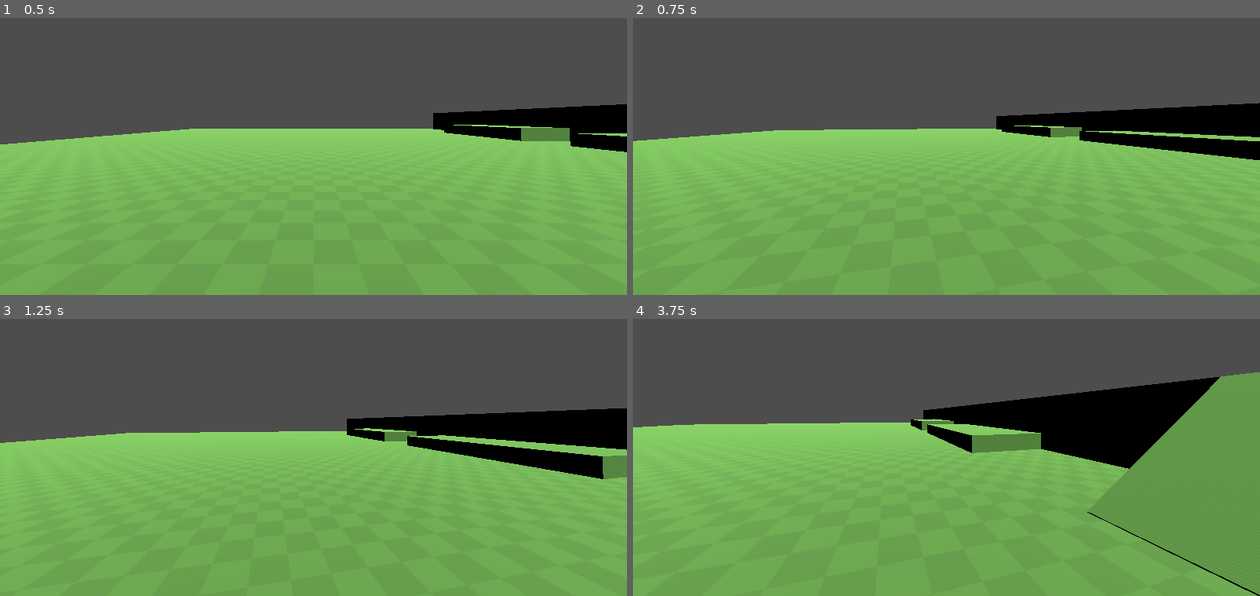
Above: before the commit, frames 1-4 (two rows, left to right).
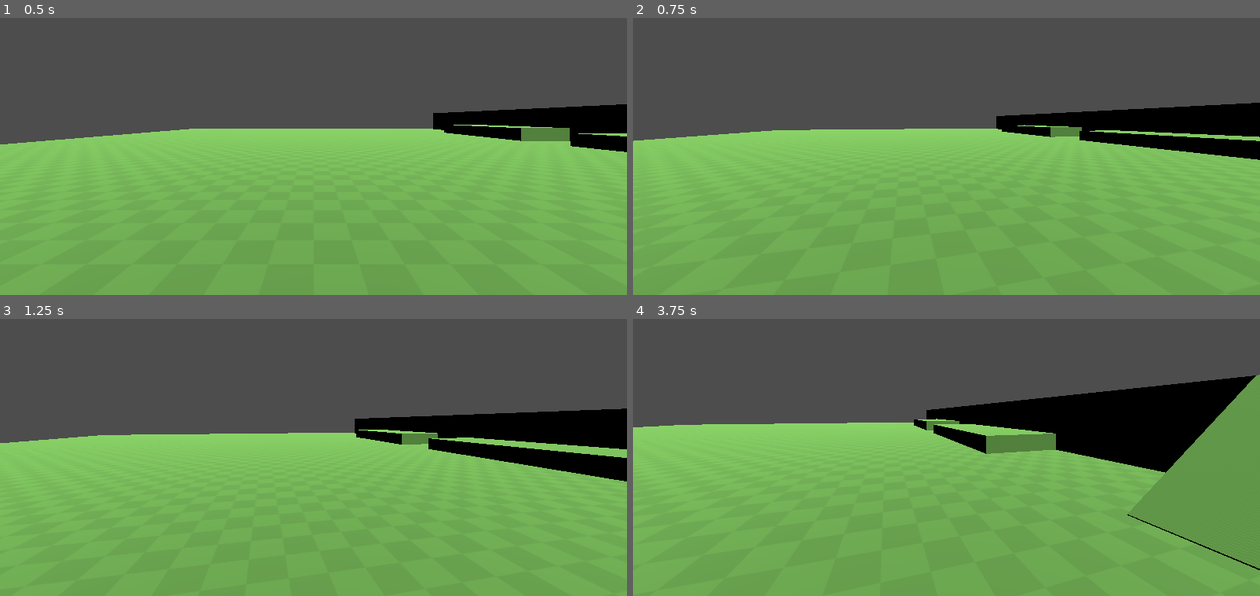
Above: after the commit, the same moments.

Repository: Fs9822d/Game-gaunlet-project
Game: Godot game, scene res://Scenes/Main.tscn
Same seed, same stepped clock (60 frames per second), same inputs: the game is played once before the commit and once after it.
Inputs (mouse positions are in pixels of both pictures, inside the frame that each line leads up to):
- Up to frame 1 (0.5 s): no input
- Up to frame 2 (0.75 s): tap Enter at 0.5 s; move the mouse to (977, 117) at 0.52 s; hold D (Right) from 0.53 s (still down); hold Shift (Sprint) from 0.53 s (still down)
- Up to frame 3 (1.25 s): keep holding D (Right); keep holding Shift (Sprint); tap Space (Jump) at 0.77 s
- Up to frame 4 (3.75 s): move the mouse to (915, 421) at 1.27 s; release D (Right) at 1.28 s; release Shift (Sprint) at 1.28 s; hold S (Back) 1.28-2.03 s; tap W (Front) at 1.35 s; tap Space (Jump) at 1.52, 3.02 s; tap Shift (Sprint) at 1.55, 2.3, 2.85 s; move the mouse to (959, 413) at 2.02 s; hold E (Interact) 2.03-2.78 s; hold D (Right) 2.03-3.53 s; move the mouse to (940, 424) at 2.77 s; move the mouse to (990, 424) at 3.52 s; hold A (Left) from 3.53 s (still down); hold Shift (Sprint) from 3.53 s (still down)

Frame 1 is identical in both runs. In frame 2, 0.2% of the frame differs, in the area x 0-100%, y 30-52%; in frame 3, 1.2%; in frame 4, 4.2%, in the area x 1-100%, y 19-100%.

Commit message:
Player refined

Diff:
--- a/Scripts/player.gd
+++ b/Scripts/player.gd
@@ -29,7 +29,6 @@
 var active_bob_speed: float = 0.0
 var default_fov: float = 70.0
 var base_move_speed: float = move_speed
-var is_sprinting: bool = false
 
 func _ready() -> void:
 	Input.mouse_mode = Input.MOUSE_MODE_CAPTURED
@@ -50,27 +49,22 @@
 	move(delta)
 	sprint(delta)
 
+func _tween_fov(target_fov: float) -> void:
+	if camera:
+		if fov_tween and fov_tween.is_valid():
+			fov_tween.kill()
+		fov_tween = create_tween()
+		fov_tween.tween_property(camera, "fov", target_fov, 0.2).set_trans(Tween.TRANS_SINE).set_ease(Tween.EASE_OUT)
+
 func sprint(delta: float) -> void:
-	if Input.is_action_pressed("Sprint"):
-		if not is_sprinting:
-			is_sprinting = true
-			# Apply sprint multipliers
+	if current_state == State.Sprint:
+		if move_speed == base_move_speed:
 			move_speed = base_move_speed * sprintMultiplier
-			if camera:
-				if fov_tween and fov_tween.is_valid():
-					fov_tween.kill()
-				fov_tween = create_tween()
-				fov_tween.tween_property(camera, "fov", default_fov * 1.1, 0.2).set_trans(Tween.TRANS_SINE).set_ease(Tween.EASE_OUT)
+			_tween_fov(default_fov * 1.1)
 	else:
-		if is_sprinting:
-			is_sprinting = false
-			# Revert to defaults
+		if move_speed != base_move_speed:
 			move_speed = base_move_speed
-			if camera:
-				if fov_tween and fov_tween.is_valid():
-					fov_tween.kill()
-				fov_tween = create_tween()
-				fov_tween.tween_property(camera, "fov", default_fov, 0.2).set_trans(Tween.TRANS_SINE).set_ease(Tween.EASE_OUT)
+			_tween_fov(default_fov)
 
 func jump() -> void:
 	if Input.is_action_just_pressed("Jump") and is_on_floor():
@@ -109,7 +103,7 @@
 	else:
 		var horizontal_velocity := Vector2(velocity.x, velocity.z)
 		if horizontal_velocity.length() > 0.1:
-			if is_sprinting:
+			if Input.is_action_pressed("Sprint"):
 				current_state = State.Sprint
 			else:
 				current_state = State.Moving
